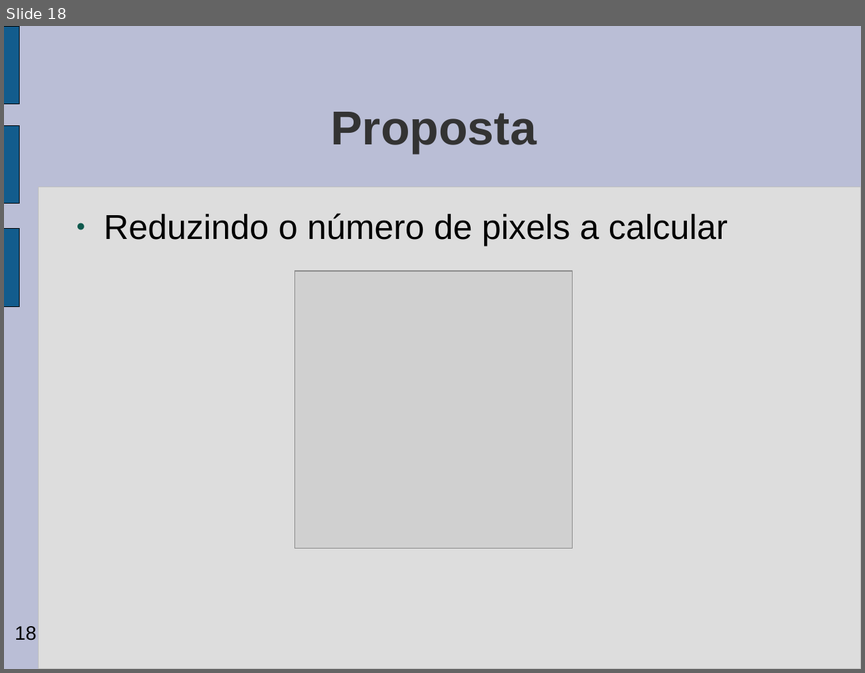
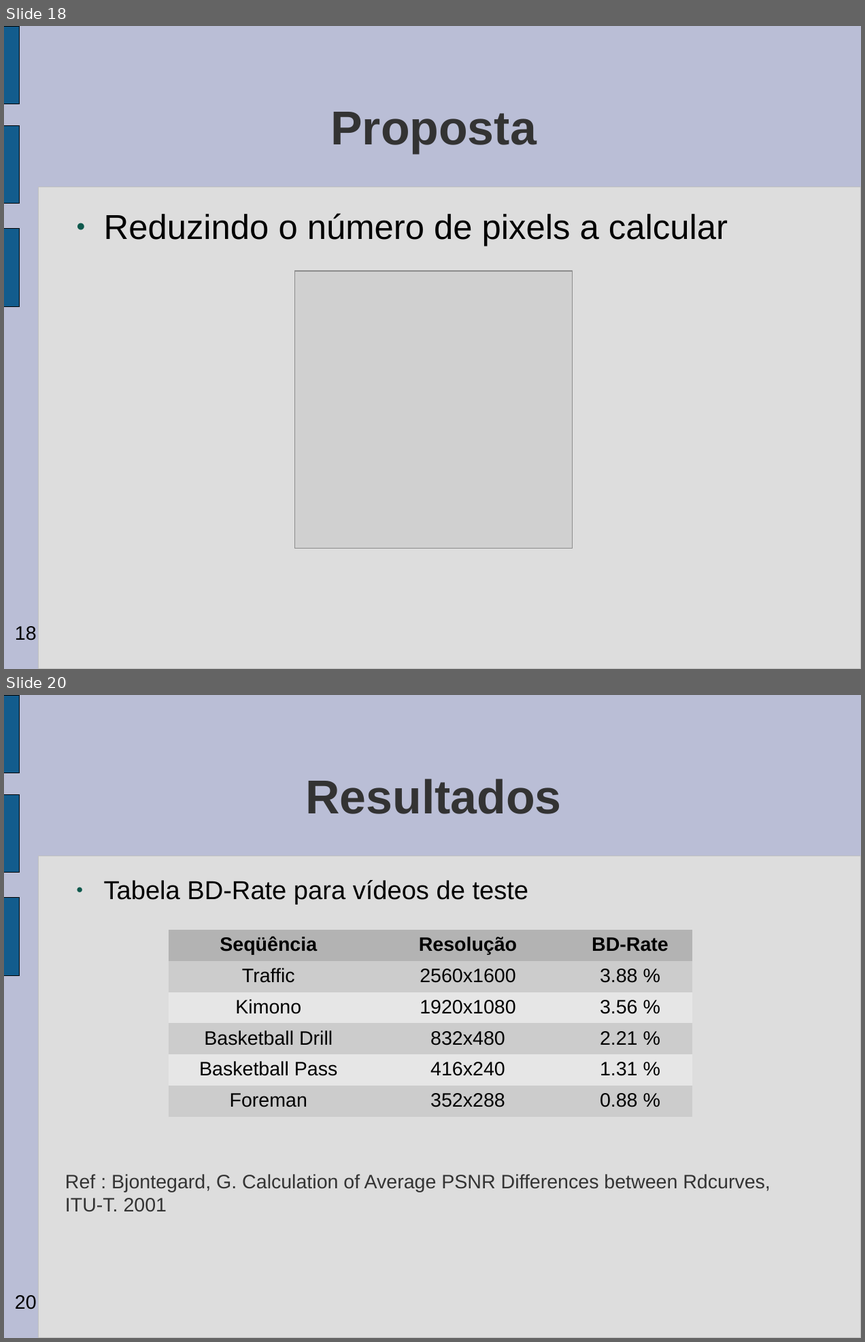
Before and after one commit to gabrieldiego/tg, a slide deck: artigo/apresentacao-tg2.odp. Shown one above the other, each under a label of ours: slide 18 before the commit, slides 18 and 20 after it; the slides between them are not shown. The pictures are 865x673 and 865x1342 pixels, drawn with LibreOffice and Linux fonts; fonts in the diff are those of the drawing; grey boxes stand for pictures; background and template pictures are left out. Boxes give left, top, right and bottom in pixels: in the first picture for what was removed or moved away, otherwise in the second. Text is boxed around its words. In the diff, an @@ line names an element or a change of style, - is before the commit and + after.

```diff
--- a/artigo/apresentacao-tg2.odp
+++ b/artigo/apresentacao-tg2.odp
@@ slide 20 added at bbox=[4, 695, 861, 1338], background #BABED6; not listed: 5 template elements that a slide beside it also shows @@
@@ title added at bbox=[306, 779, 562, 814], 44 pt, text #333333, bold @@
+Resultados
@@ text added at bbox=[104, 880, 529, 904], 24 pt, text #000000 @@
+● Tabela BD-Rate para vídeos de teste
@@ table added at bbox=[169, 930, 694, 1110], 6 rows, 3 columns @@
+Seqüência | Resolução | BD-Rate
+Traffic | 2560x1600 | 3.88 %
+Kimono | 1920x1080 | 3.56 %
+Basketball Drill | 832x480 | 2.21 %
+Basketball Pass | 416x240 | 1.31 %
+Foreman | 352x288 | 0.88 %
@@ title added at bbox=[65, 1174, 770, 1212], 18 pt, text #333333 @@
+Ref : Bjontegard, G. Calculation of Average PSNR Differences between Rdcurves, ITU-T. 2001
```
Also in this commit, not shown: 14 slides changed, 2 other slides added, 1 other file.
